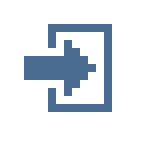
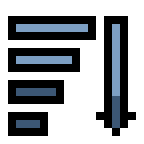
Two versions of the same layered image (144x144). Layer-by-layer changes:
added layer "Слой #16" above "Слой #7" over left=8, top=16, right=136, bottom=136
hid "Слой #11" over left=24, top=40, right=96, bottom=96
hid "Копия Копия Копия Слой copy" over left=40, top=24, right=120, bottom=136
